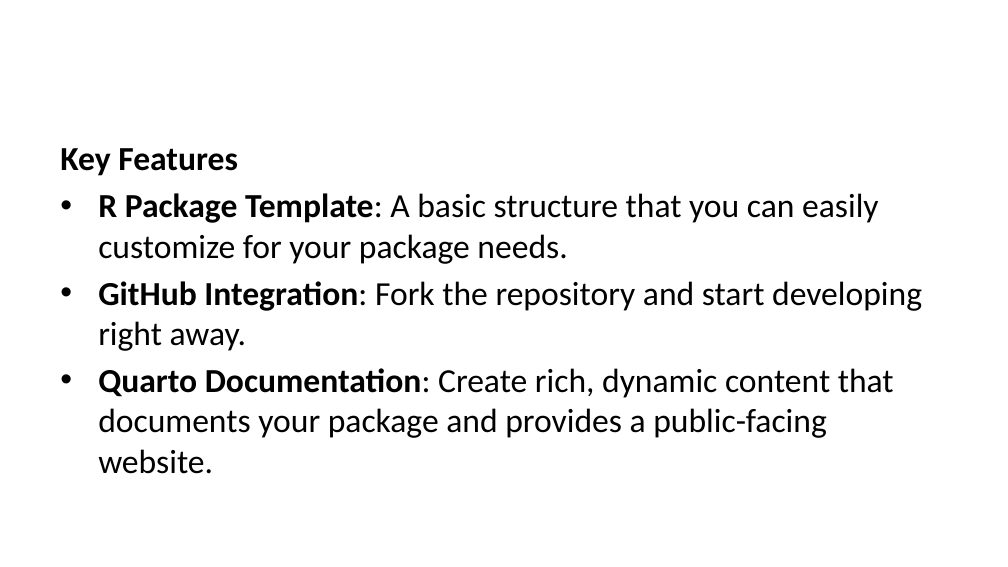
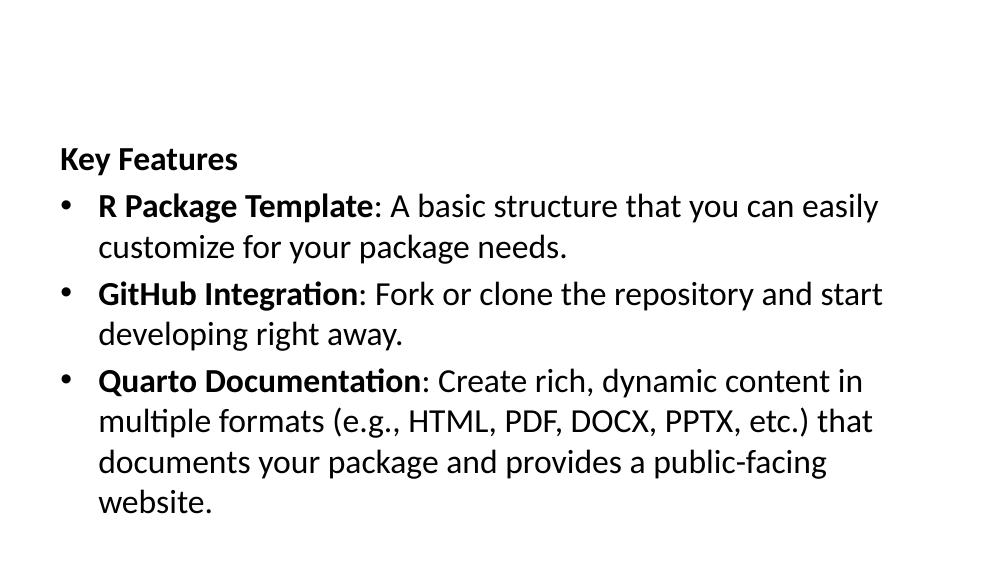
Before and after one commit to dbetebenner/packageSkeleton, a slide deck: slide 8 of quarto_website/content/presentations/packageSkeleton_Presentation.pptx. Drawn at 1008x567 pixels with LibreOffice and Linux fonts; fonts in the diff are those of the drawing. Boxes give left, top, right and bottom in pixels: in the first picture for what was removed or moved away, otherwise in the second. Text is boxed around its words. In the diff, an @@ line names an element or a change of style, - is before the commit and + after.

Commit message:
Updating presentation

```diff
--- a/quarto_website/content/presentations/packageSkeleton_Presentation.pptx
+++ b/quarto_website/content/presentations/packageSkeleton_Presentation.pptx
@@ text at (98,281,884,514): text changed @@
-• GitHub Integration: Fork the repository and start developing right away.
-• Quarto Documentation: Create rich, dynamic content that documents your package and provides a public-facing website.
+• GitHub Integration: Fork or clone the repository and start developing right away.
+• Quarto Documentation: Create rich, dynamic content in multiple formats (e.g., HTML, PDF, DOCX, PPTX, etc.) that documents your package and provides a public-facing website.
```
Also in this commit, not shown: 1 other slide changed, 4 other files.
